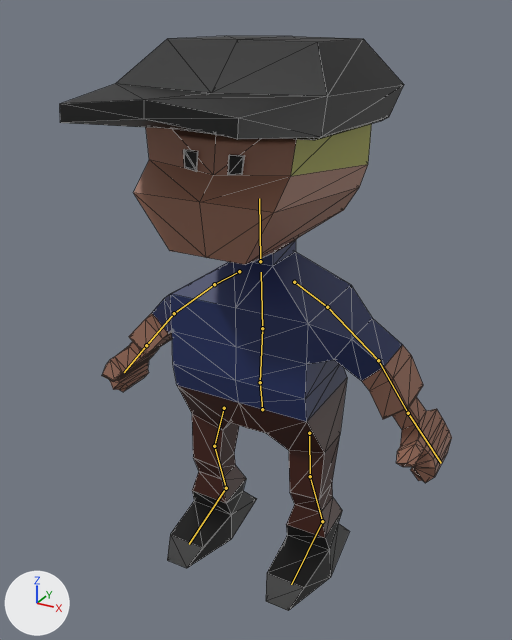
What one commit did to the glTF model assets/models/nate.glb.
Camera for both pictures: a 50 mm lens placed at (10.83, -19.75, 19.64), pointed at (0.34, -0.68, 10.1). Lighting does not change. The marker at lower left points along +X, +Y and +Z. The picture after the commit comes second. The bones that change, and the others that lie on the model, are drawn over the model as lines. Mesh edges are drawn as thin lines.
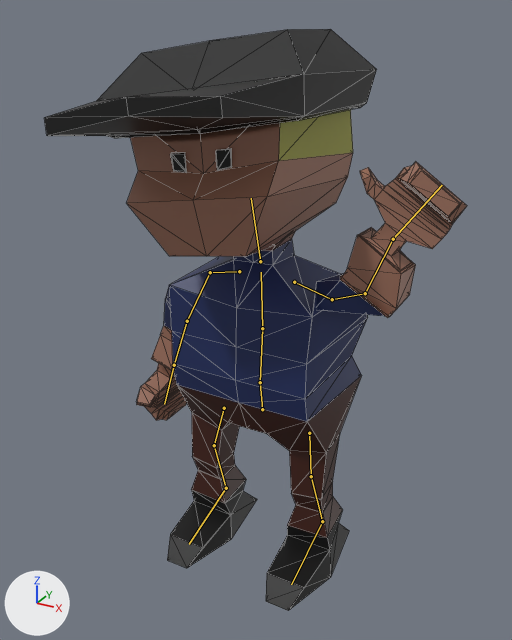
The newer file adds an action. The first version stands in its rest pose; the second is drawn at frame 9 of the action 'Wave_1'.

Pixel boxes [x1, y1, x2, y2] of what changed, in the pictures (512 x 640 px):
```json
{"object": "Cube", "change": "posed", "before": [60, 36, 452, 611], "after": [44, 29, 467, 611], "on screen": "8% wider"}
{"bone": "Head", "before": "(260, 261) to (259, 198)", "after": "(260, 261) to (251, 198)"}
{"bone": "Shoulder.L", "before": "(294, 282) to (327, 307)", "after": "(294, 282) to (332, 299)"}
{"bone": "Upper_Arm.L", "before": "(327, 307) to (378, 360)", "after": "(332, 299) to (365, 293)"}
{"bone": "Lower_Arm.L", "before": "(378, 360) to (408, 413)", "after": "(365, 293) to (393, 239)"}
{"bone": "Hand.L", "before": "(408, 413) to (441, 463)", "after": "(393, 239) to (442, 185)"}
{"bone": "Shoulder.R", "before": "(239, 271) to (214, 284)", "after": "(239, 271) to (210, 272)"}
{"bone": "Upper_Arm.R", "before": "(214, 284) to (174, 313)", "after": "(210, 272) to (187, 321)"}
{"bone": "UpperLeg.L", "before": "(309, 433) to (310, 476)", "after": "(309, 433) to (311, 476)"}
{"bone": "UpperLeg.R", "before": "(224, 408) to (214, 446)", "after": "(224, 408) to (214, 445)"}
```

The change, as JSON lines over the scene's bpy script:
```json
{"block": "bone_head", "where": "bone_head = bpy.data.objects['Armature'].pose.bones['Head']  # child of 'Spine.2'"}
{"op": "set", "path": "bone_head.rotation_quaternion", "old": "(1.0, 0.0, 0.0, 0.0)", "new": "(0.997, -0.006, 0.028, 0.073)", "note": "degrees (0, 0, 0) -> degrees (0, 3, 8)"}
{"block": "bone_shoulder_l", "where": "bone_shoulder_l = bpy.data.objects['Armature'].pose.bones['Shoulder.L']  # child of 'Spine.2'"}
{"op": "set", "path": "bone_shoulder_l.rotation_quaternion", "old": "(1.0, 0.0, 0.0, 0.0)", "new": "(0.994, -0.022, -0.018, 0.108)", "note": "degrees (0, 0, 0) -> degrees (-3, -2, 12)"}
{"block": "bone_upper_arm_l", "where": "bone_upper_arm_l = bpy.data.objects['Armature'].pose.bones['Upper_Arm.L']  # child of 'Shoulder.L'"}
{"op": "set", "path": "bone_upper_arm_l.rotation_quaternion", "old": "(1.0, 0.0, 0.0, 0.0)", "new": "(0.825, 0.416, -0.078, 0.374)", "note": "degrees (0, 0, 0) -> degrees (44, -26, 38)"}
{"block": "bone_lower_arm_l", "where": "bone_lower_arm_l = bpy.data.objects['Armature'].pose.bones['Lower_Arm.L']  # child of 'Upper_Arm.L'"}
{"op": "set", "path": "bone_lower_arm_l.rotation_quaternion", "old": "(1.0, 0.0, 0.0, 0.0)", "new": "(0.783, 0.117, -0.361, 0.492)", "note": "degrees (0, 0, 0) -> degrees (-14, -43, 70)"}
{"block": "bone_hand_l", "where": "bone_hand_l = bpy.data.objects['Armature'].pose.bones['Hand.L']  # child of 'Lower_Arm.L'"}
{"op": "set", "path": "bone_hand_l.rotation_quaternion", "old": "(1.0, 0.0, 0.0, 0.0)", "new": "(0.974, -0.056, 0.168, 0.139)", "note": "degrees (0, 0, 0) -> degrees (-4, 20, 16)"}
{"block": "bone_shoulder_r", "where": "bone_shoulder_r = bpy.data.objects['Armature'].pose.bones['Shoulder.R']  # child of 'Spine.2'"}
{"op": "set", "path": "bone_shoulder_r.rotation_quaternion", "old": "(1.0, 0.0, 0.0, 0.0)", "new": "(0.986, 0.0, 0.023, -0.162)", "note": "degrees (0, 0, 0) -> degrees (0, 3, -19)"}
{"block": "bone_upper_arm_r", "where": "bone_upper_arm_r = bpy.data.objects['Armature'].pose.bones['Upper_Arm.R']  # child of 'Shoulder.R'"}
{"op": "set", "path": "bone_upper_arm_r.rotation_quaternion", "old": "(1.0, 0.0, 0.0, 0.0)", "new": "(0.934, 0.0, -0.006, 0.358)", "note": "degrees (0, 0, 0) -> degrees (0, -1, 42)"}
{"block": "bone_upperleg_l", "where": "bone_upperleg_l = bpy.data.objects['Armature'].pose.bones['UpperLeg.L']  # child of 'Root'"}
{"op": "set", "path": "bone_upperleg_l.rotation_quaternion", "old": "(1.0, 0.0, 0.0, 0.0)", "new": "(1.0, -0.002, -0.026, 0.01)", "note": "degrees (0, 0, 0) -> degrees (0, -3, 1)"}
{"block": "bone_foot_l", "where": "bone_foot_l = bpy.data.objects['Armature'].pose.bones['Foot.L']  # child of 'LowerLeg.L'"}
{"op": "set", "path": "bone_foot_l.rotation_quaternion", "old": "(1.0, 0.0, 0.0, 0.0)", "new": "(1.0, -0.001, 0.004, -0.028)", "note": "degrees (0, 0, 0) -> degrees (0, 0, -3)"}
{"block": "bone_upperleg_r", "where": "bone_upperleg_r = bpy.data.objects['Armature'].pose.bones['UpperLeg.R']  # child of 'Root'"}
{"op": "set", "path": "bone_upperleg_r.rotation_quaternion", "old": "(1.0, 0.0, 0.0, 0.0)", "new": "(1.0, -0.002, 0.026, -0.01)", "note": "degrees (0, 0, 0) -> degrees (0, 3, -1)"}
{"block": "bone_foot_r", "where": "bone_foot_r = bpy.data.objects['Armature'].pose.bones['Foot.R']  # child of 'LowerLeg.R'"}
{"op": "set", "path": "bone_foot_r.rotation_quaternion", "old": "(1.0, 0.0, 0.0, 0.0)", "new": "(1.0, -0.001, -0.004, 0.028)", "note": "degrees (0, 0, 0) -> degrees (0, 0, 3)"}
```
